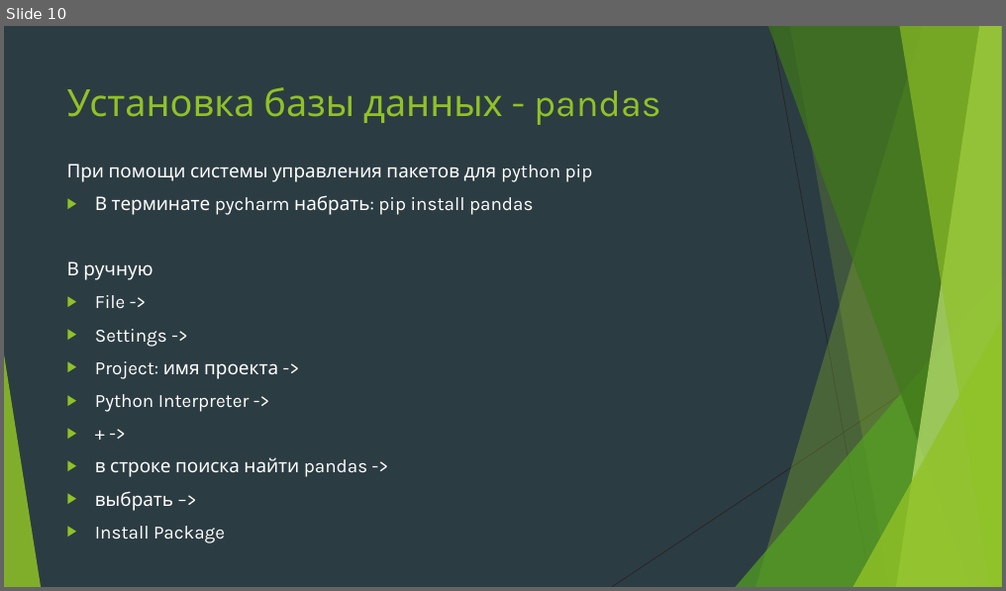
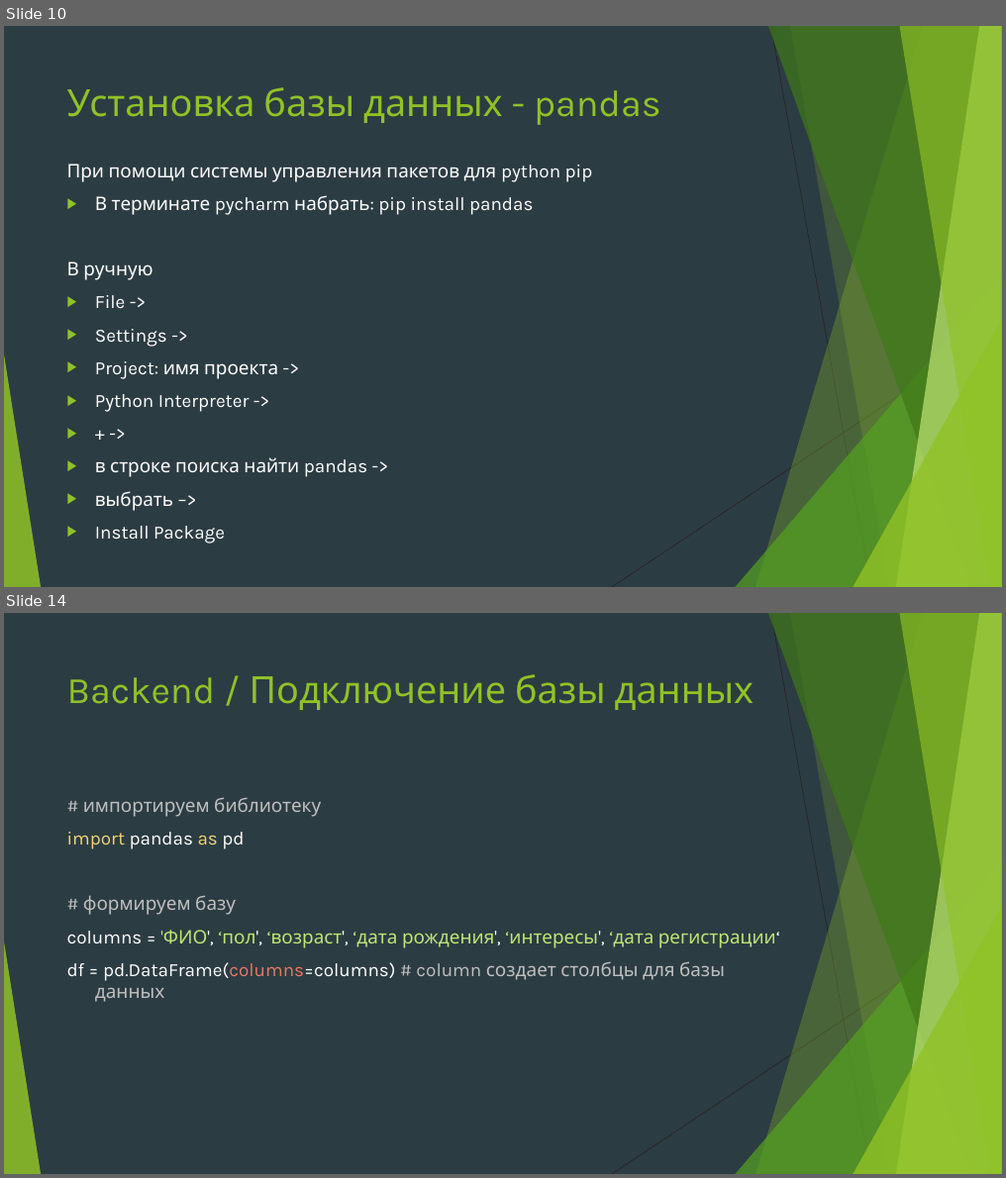
Before and after one commit to Yegor9151/for_corund, a slide deck: course_project_for_korund/ver 1.1/уроки/урок 7.pptx. Shown one above the other, each under a label of ours: slide 10 before the commit, slides 10 and 14 after it; the slides between them are not shown. The pictures are 1006x591 and 1006x1178 pixels, drawn with LibreOffice and Linux fonts; fonts in the diff are those of the drawing. Boxes give left, top, right and bottom in pixels: in the first picture for what was removed or moved away, otherwise in the second. Text is boxed around its words. In the diff, an @@ line names an element or a change of style, - is before the commit and + after.

```diff
--- a/course_project_for_korund/ver 1.1/уроки/урок 7.pptx
+++ b/course_project_for_korund/ver 1.1/уроки/урок 7.pptx
@@ slide 14 added at [4,613,1002,1174], background #2C3C43; not listed: 10 template elements that a slide beside it also shows @@
@@ title added at [67,674,754,710], 36 pt, text #90C226 @@
+Backend / Подключение базы данных
@@ text added at [67,797,780,1002], 18 pt, text #BFBFBF @@
+# импортируем библиотеку
+import pandas as pd
+# формируем базу
+columns = 'ФИО', ‘пол', ‘возраст', ‘дата рождения', ‘интересы', ‘дата регистрации‘
+df = pd.DataFrame(columns=columns) # column создает столбцы для базы данных
```
Also in this commit, not shown: 5 slides changed, 1 other slide added.
